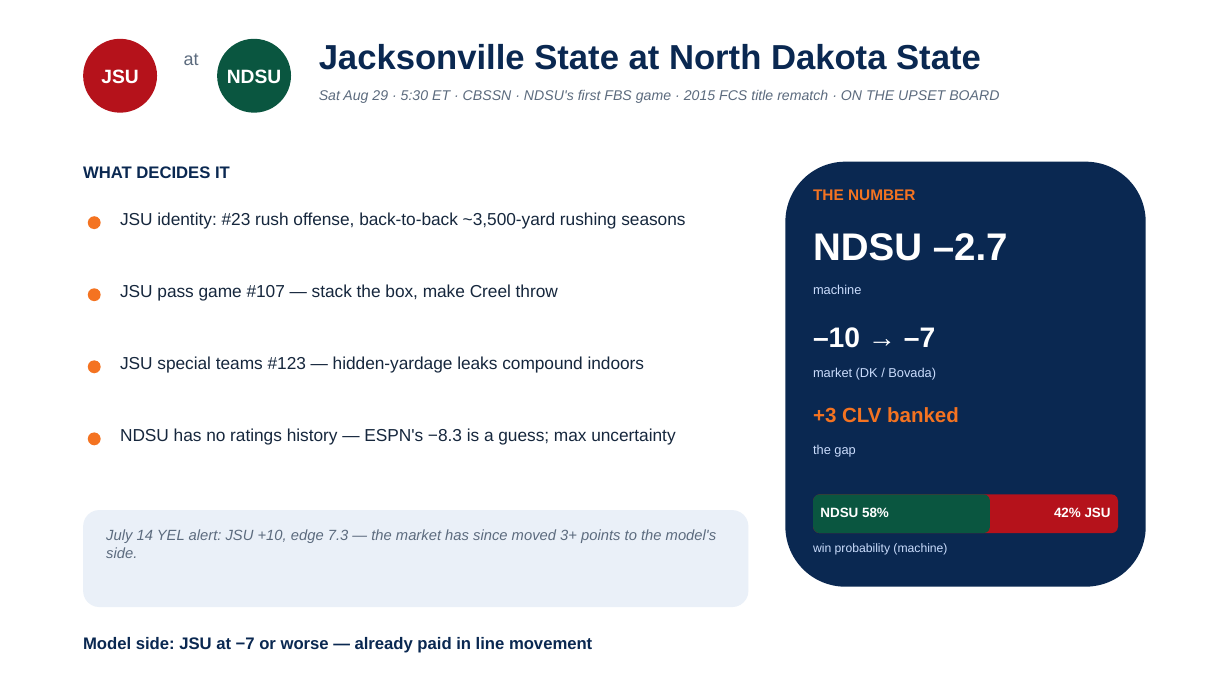
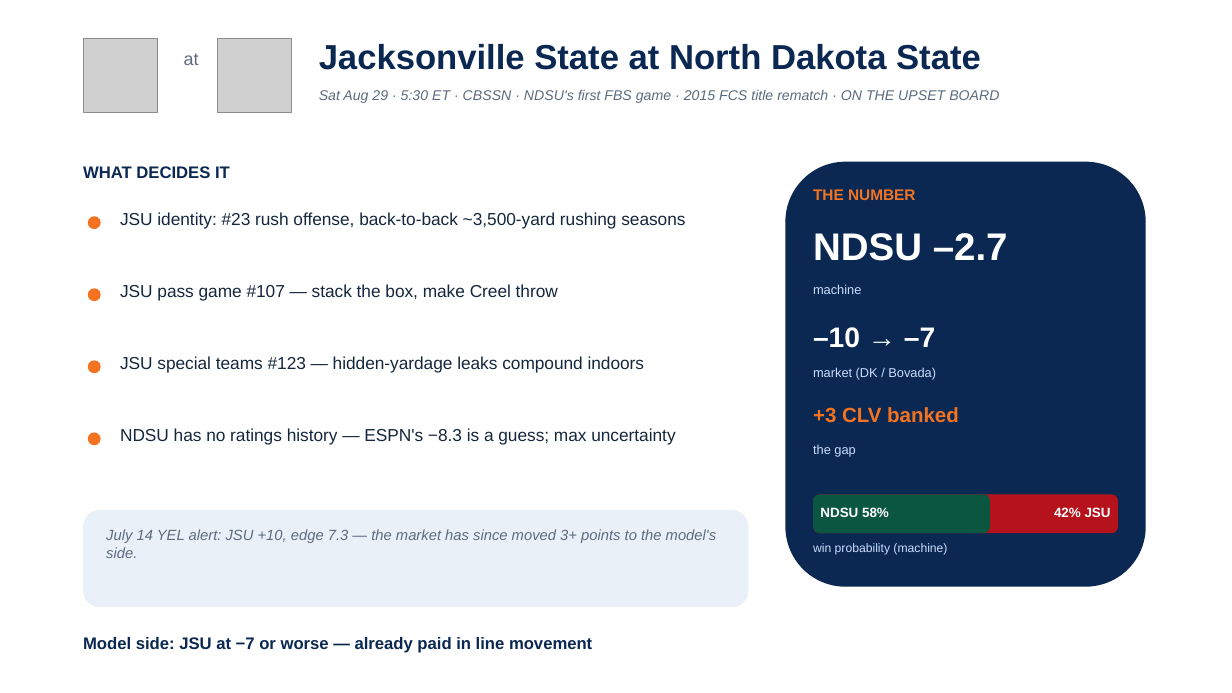
Before and after one commit to lucasalvarezflorida-lab/ncaa-fbs-analytics, a slide deck: slide 6 of decks/2026_Week0_Episode1.pptx. Drawn at 1232x693 pixels with LibreOffice and Linux fonts; fonts in the diff are those of the drawing; grey boxes stand for pictures. Boxes give left, top, right and bottom in pixels: in the first picture for what was removed or moved away, otherwise in the second. Text is boxed around its words. In the diff, an @@ line names an element or a change of style, - is before the commit and + after.

```diff
--- a/decks/2026_Week0_Episode1.pptx
+++ b/decks/2026_Week0_Episode1.pptx
@@ ellipse removed at [83,39,157,113] @@
-JSU
@@ picture added at [83,39,157,113] @@
@@ ellipse removed at [217,39,291,113] @@
-NDSU
@@ picture added at [217,39,291,113] @@
```
Also in this commit, not shown: 7 other slides changed, 2 other files.
